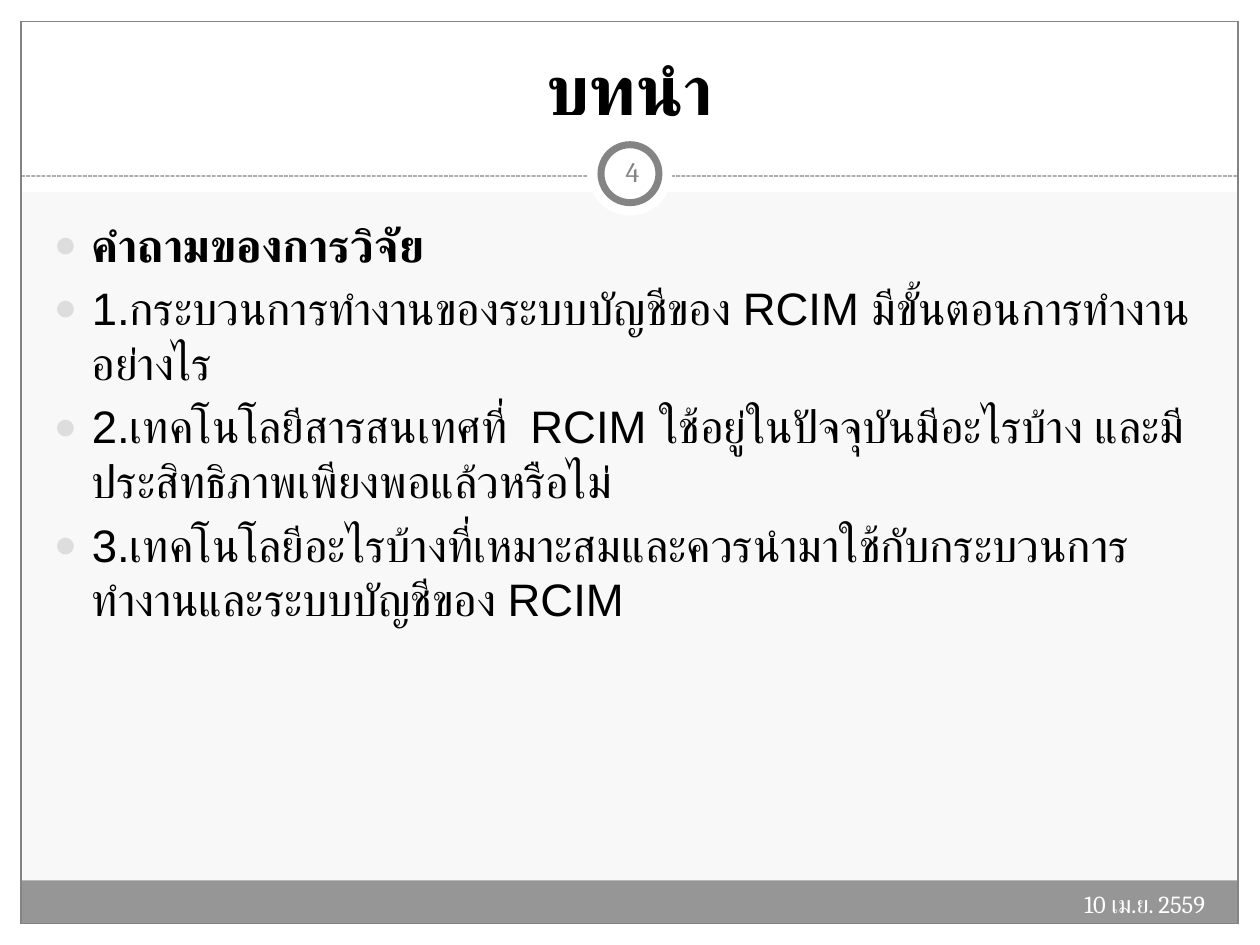
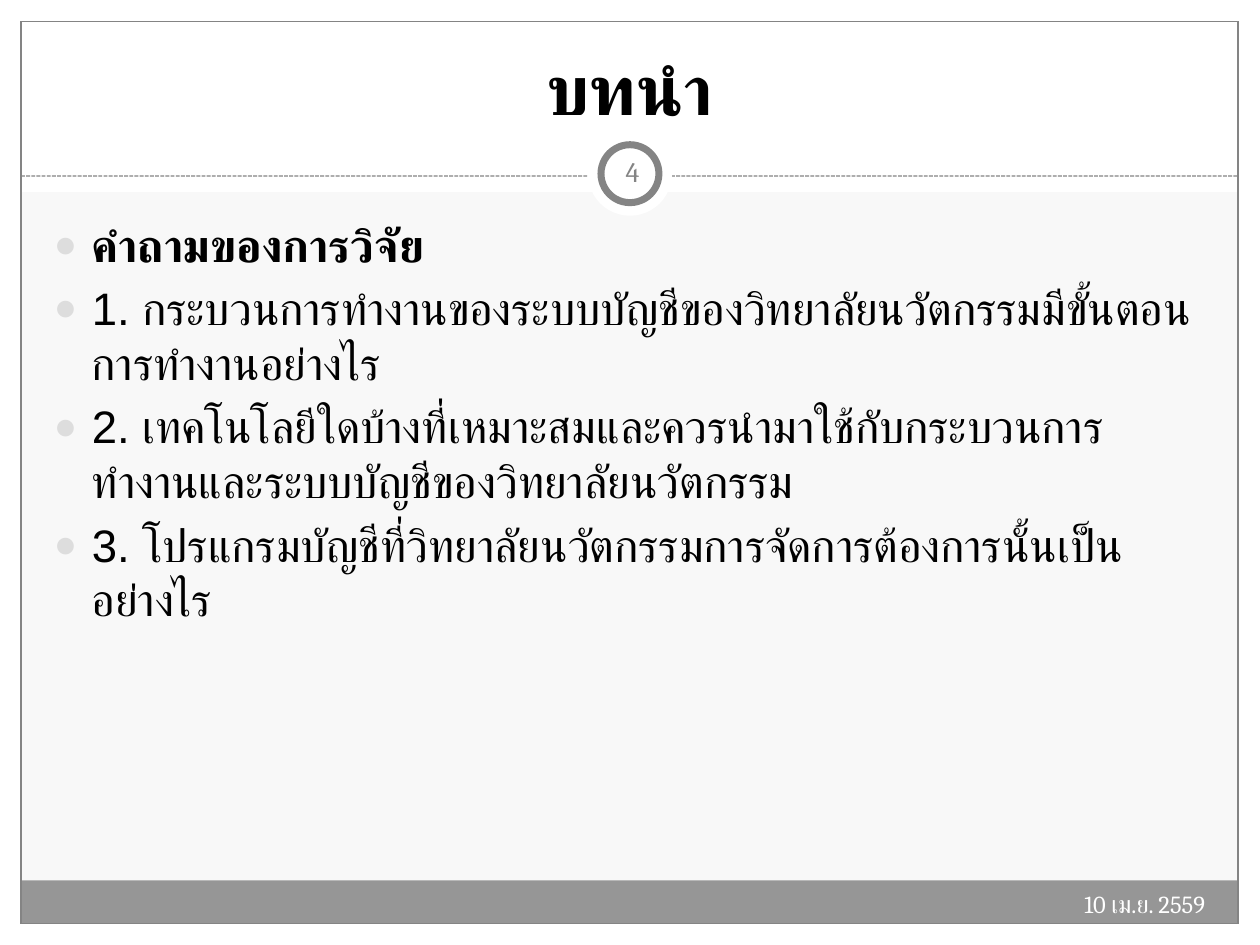
Before and after one commit to Tanandara/research, a slide deck: slide 4 of ฐานันดร์(โปรแกรมบัญชี RCIM)-Workshop (MBA).pptx. Drawn at 1260x945 pixels with LibreOffice and Linux fonts; fonts in the diff are those of the drawing. Boxes give left, top, right and bottom in pixels: in the first picture for what was removed or moved away, otherwise in the second. Text is boxed around its words. In the diff, an @@ line names an element or a change of style, - is before the commit and + after.

```diff
--- a/ฐานันดร์(โปรแกรมบัญชี RCIM)-Workshop (MBA).pptx
+++ b/ฐานันดร์(โปรแกรมบัญชี RCIM)-Workshop (MBA).pptx
@@ text at bbox=[92, 290, 1190, 617]: text changed @@
-● 1.กระบวนการทำงานของระบบบัญชีของ RCIM มีขั้นตอนการทำงานอย่างไร
-● 2.เทคโนโลยีสารสนเทศที่ RCIM ใช้อยู่ในปัจจุบันมีอะไรบ้าง และมีประสิทธิภาพเพียงพอแล้วหรือไม่
-● 3.เทคโนโลยีอะไรบ้างที่เหมาะสมและควรนำมาใช้กับกระบวนการทำงานและระบบบัญชีของ RCIM
+● 1. กระบวนการทำงานของระบบบัญชีของวิทยาลัยนวัตกรรมมีขั้นตอนการทำงานอย่างไร
+● 2. เทคโนโลยีใดบ้างที่เหมาะสมและควรนำมาใช้กับกระบวนการทำงานและระบบบัญชีของวิทยาลัยนวัตกรรม
+● 3. โปรแกรมบัญชีที่วิทยาลัยนวัตกรรมการจัดการต้องการนั้นเป็นอย่างไร
```
Also in this commit, not shown: 9 other slides changed, 1 slide added, 4 slides removed, 2 other files.
